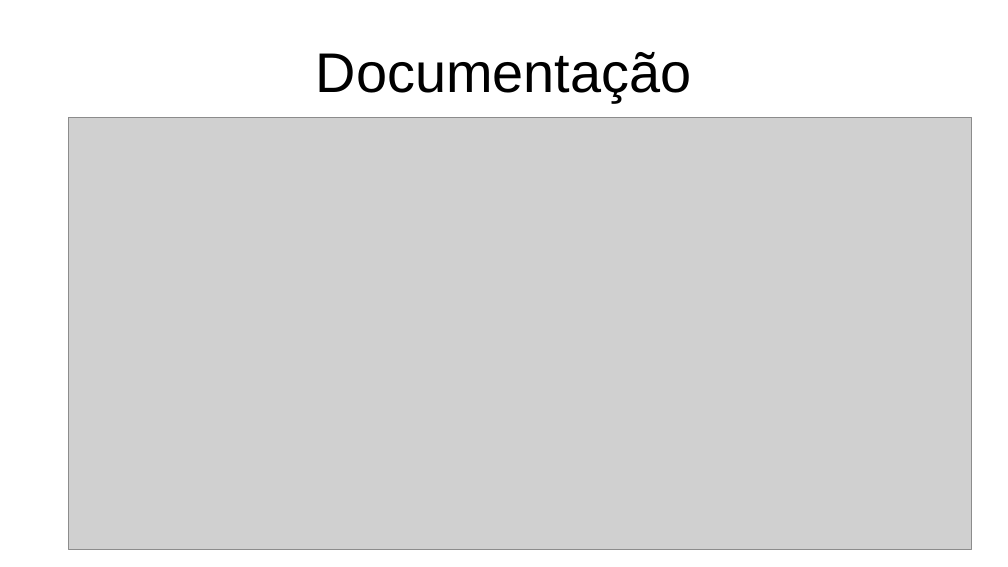
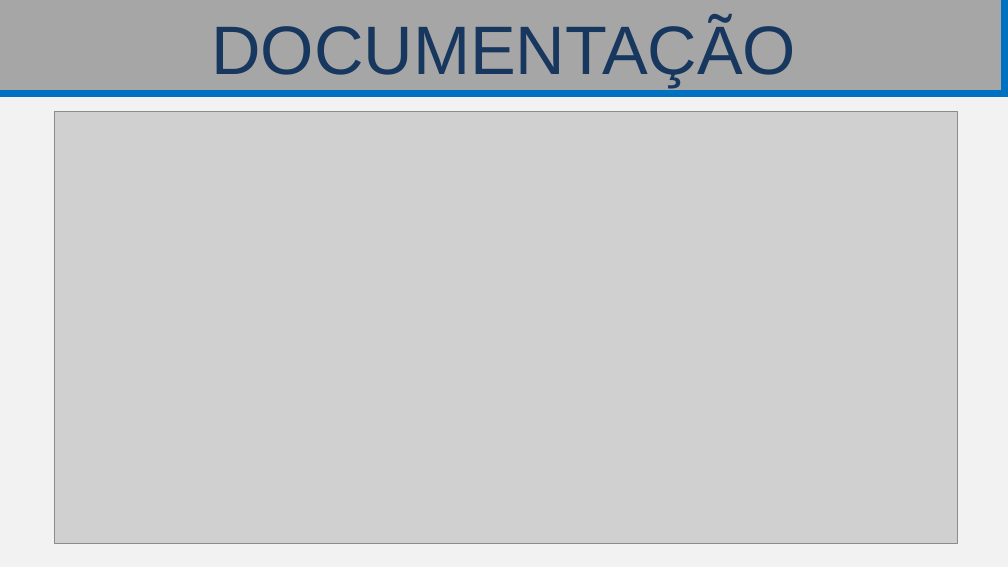
Before and after one commit to TR0NZ0D/Brazil-Career-Hub, a slide deck: slide 8 of Files/TCC - Final/Apresentacao_Final.pptx (slide 6 before the commit). Drawn at 1008x567 pixels with LibreOffice and Linux fonts; fonts in the diff are those of the drawing; grey boxes stand for pictures. Boxes give left, top, right and bottom in pixels: in the first picture for what was removed or moved away, otherwise in the second. Text is boxed around its words. In the diff, an @@ line names an element or a change of style, - is before the commit and + after.

```diff
--- a/Files/TCC - Final/Apresentacao_Final.pptx
+++ b/Files/TCC - Final/Apresentacao_Final.pptx
@@ background #FFFFFF to #F2F2F2 @@
@@ rectangle added at (x1=0, y1=0, x2=1008, y2=92), fill #A6A6A6 @@
@@ title at (x1=211, y1=20, x2=796, y2=88): text changed; size 44 to 54 pt; text colour #000000 to #17375E @@
-Documentação
+DOCUMENTAÇÃO
@@ line added from (1004, 94) to (1004, 0), #0070C0 6 pt @@
@@ line added from (1008, 93) to (0, 93), #0070C0 6 pt @@
@@ picture moved from (x1=69, y1=117, x2=972, y2=550) to (x1=54, y1=111, x2=958, y2=543) @@
```
Also in this commit, not shown: 7 other slides changed, 5 slides added, 3 slides removed.
